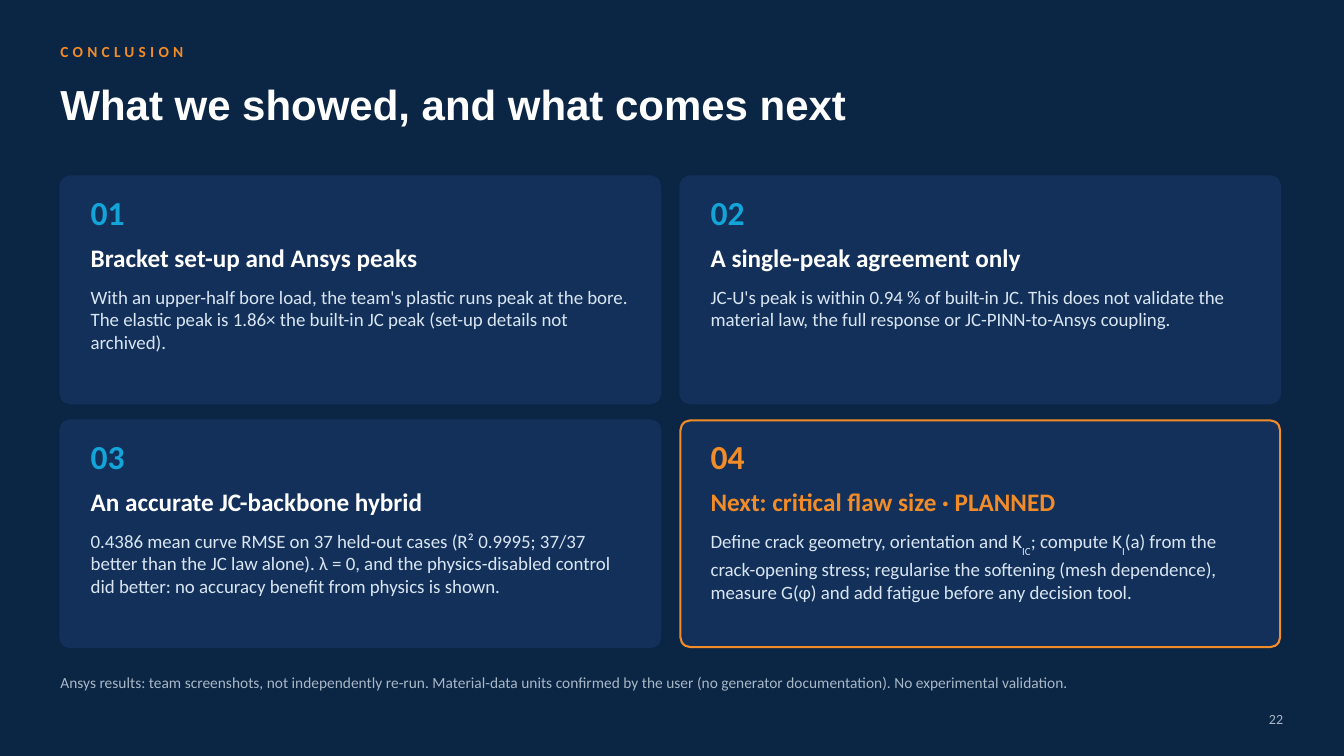
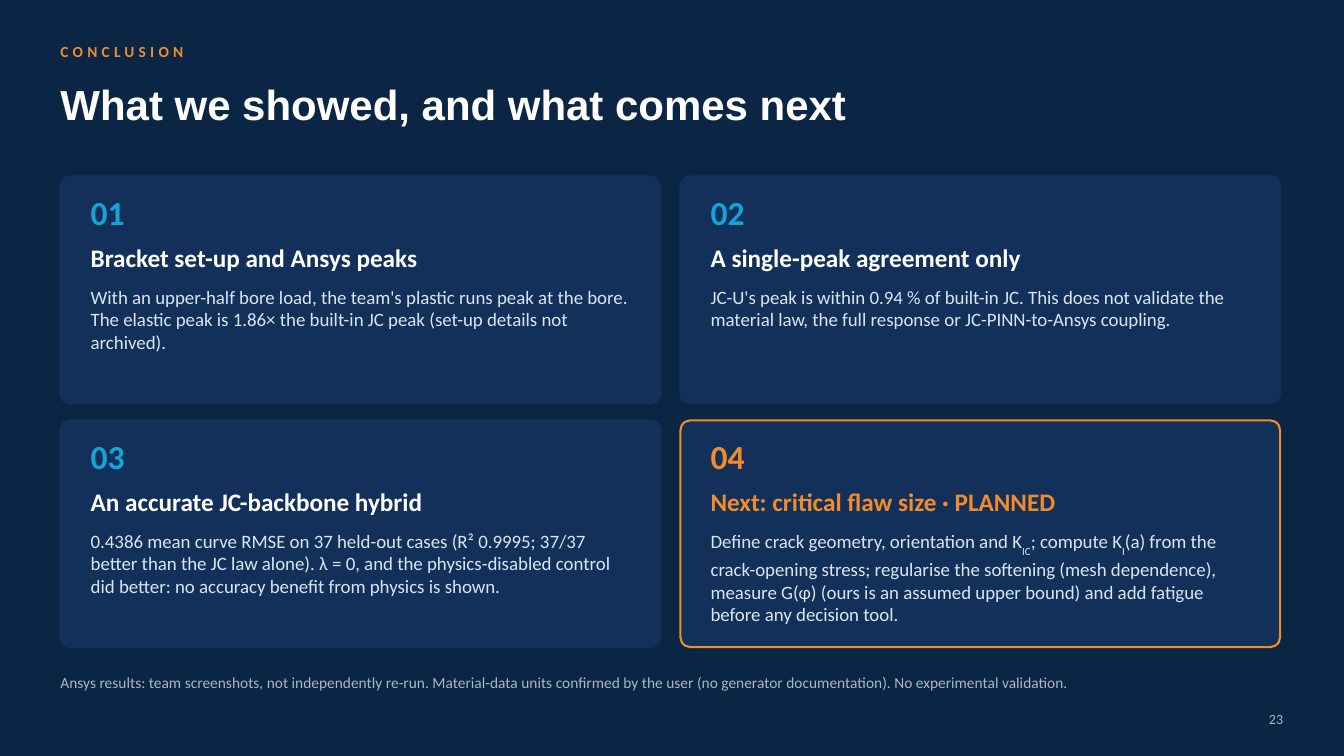
Before and after one commit to SaravananRamar06/MMM-ML, a slide deck: slide 23 of presentation/Final Presentation - Porosity in an AM Wing Bracket (corrected).pptx (slide 22 before the commit). Drawn at 1344x756 pixels with LibreOffice and Linux fonts; fonts in the diff are those of the drawing. Boxes give left, top, right and bottom in pixels: in the first picture for what was removed or moved away, otherwise in the second. Text is boxed around its words. In the diff, an @@ line names an element or a change of style, - is before the commit and + after.

```diff
--- a/presentation/Final Presentation - Porosity in an AM Wing Bracket (corrected).pptx
+++ b/presentation/Final Presentation - Porosity in an AM Wing Bracket (corrected).pptx
@@ text at box(711, 534, 1217, 624): text changed @@
-Define crack geometry, orientation and KIC; compute KI(a) from the crack-opening stress; regularise the softening (mesh dependence), measure G(φ) and add fatigue before any decision tool.
+Define crack geometry, orientation and KIC; compute KI(a) from the crack-opening stress; regularise the softening (mesh dependence), measure G(φ) (ours is an assumed upper bound) and add fatigue before any decision tool.
```
Also in this commit, not shown: 4 other slides changed, 1 slide added, 3 other files.
